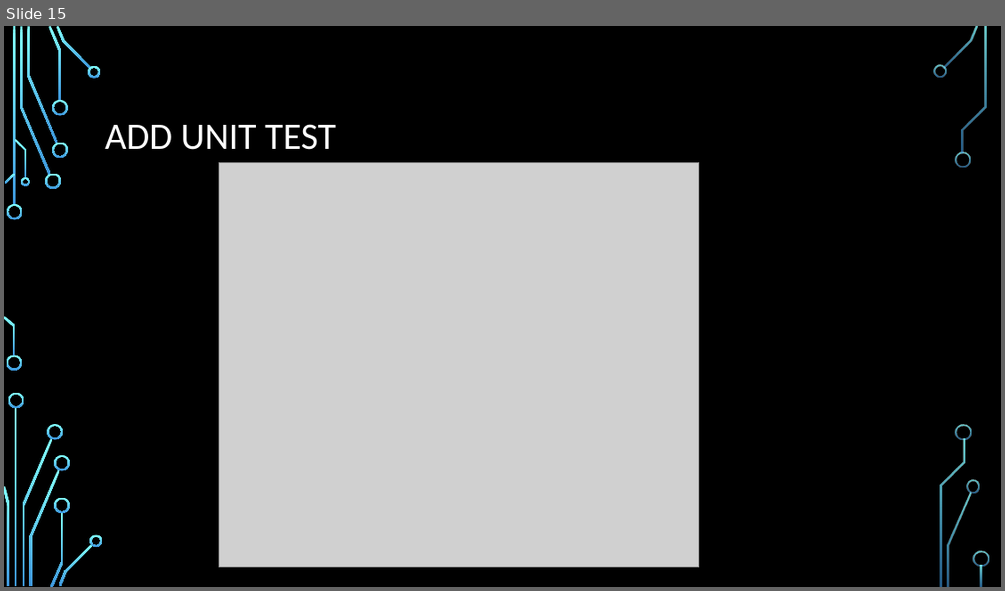
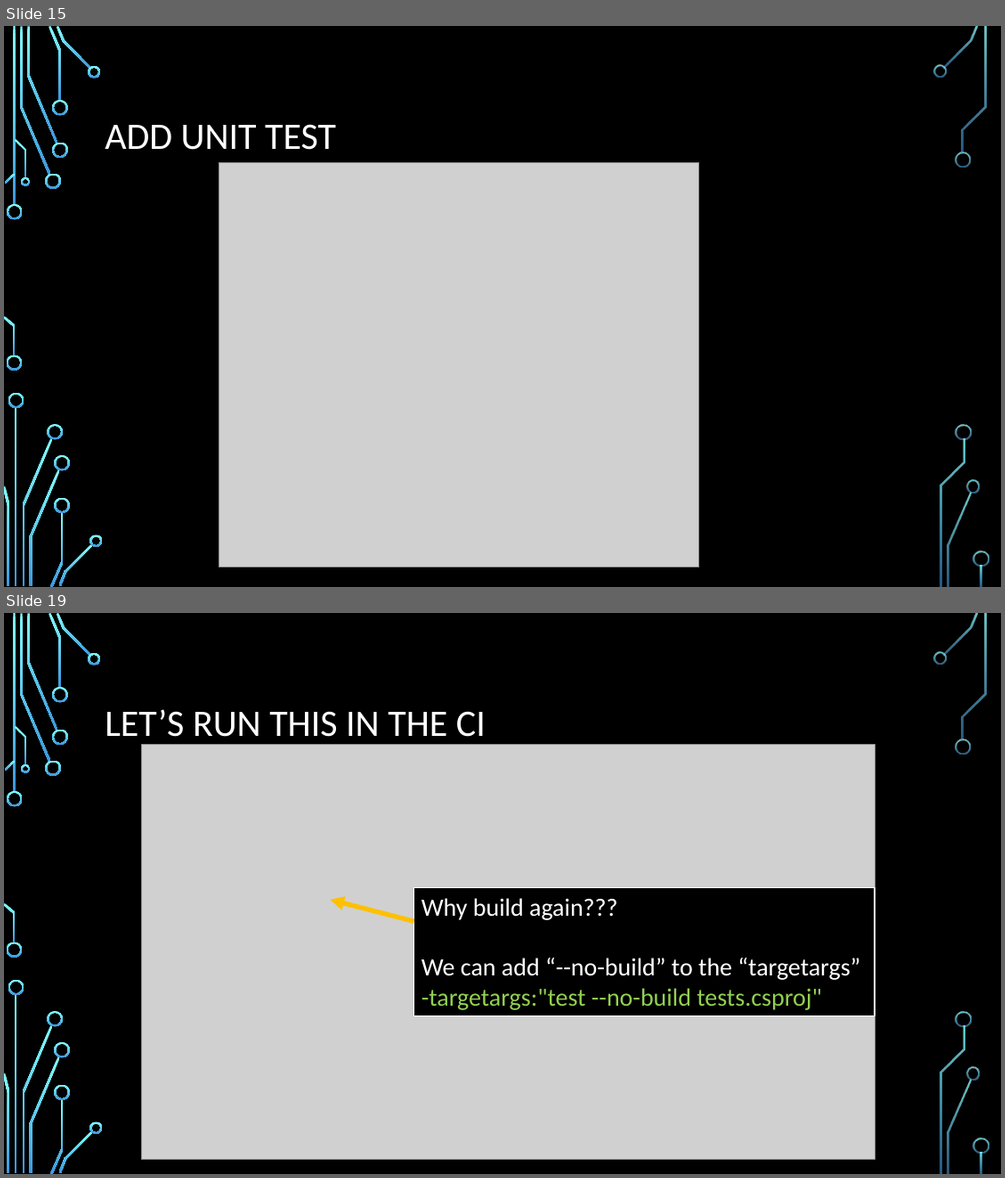
Before and after one commit to CedricAgoda/opensource-ci, a slide deck: Presentation/Full Open-Source CI.pptx. Shown one above the other, each under a label of ours: slide 15 before the commit, slides 15 and 19 after it; the slides between them are not shown. The pictures are 1005x591 and 1005x1178 pixels, drawn with LibreOffice and Linux fonts; fonts in the diff are those of the drawing; grey boxes stand for pictures; background and template pictures are left out. Boxes give left, top, right and bottom in pixels: in the first picture for what was removed or moved away, otherwise in the second. Text is boxed around its words. In the diff, an @@ line names an element or a change of style, - is before the commit and + after.

Commit message:
Add code coverage (#4)
* Move things around for easy stage building

* First push to test opencover

* Previous YAML not updated

* Try to find proper user directory

* Update 2

* Update 3

* Add codecov.yml. First test.

* Change sequence to get codecov

* Update 4

* Update solution file

* Update 5

* Update 6

```diff
--- a/Presentation/Full Open-Source CI.pptx
+++ b/Presentation/Full Open-Source CI.pptx
@@ slide 19 added at bbox=[4, 613, 1001, 1174], background picture (left out); not listed: 36 template elements that a slide beside it also shows @@
@@ title added at bbox=[105, 709, 485, 745], 36 pt, text #FFFFFF @@
+LET’S RUN THIS IN THE CI
@@ picture added at bbox=[141, 744, 874, 1159] @@
@@ arrow added from (413, 921) to (330, 900), #FFC000 4.5 pt @@
@@ rectangle added at bbox=[413, 887, 874, 1016], fill #000000, outline #FFFFFF 1.5 pt, 24 pt, text #FFFFFF @@
+Why build again???
+We can add “--no-build” to the “targetargs”
+-targetargs:"test --no-build tests.csproj"
```
Also in this commit, not shown: 1 slide changed, 7 other slides added, 45 other files.
